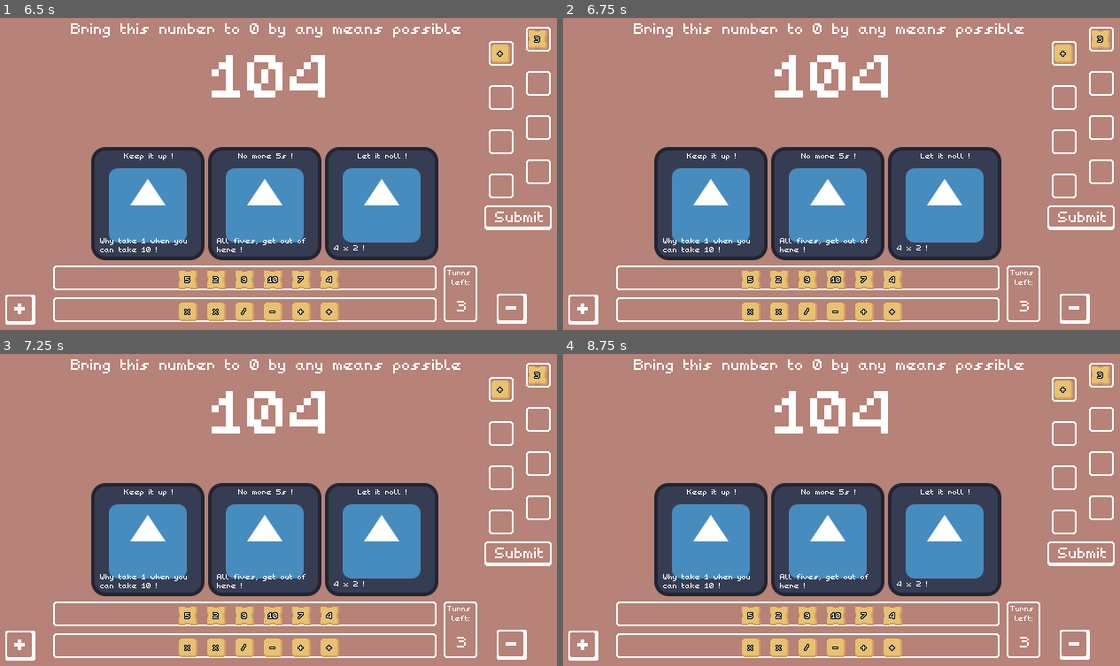
Above: before the commit, frames 1-4 (two rows, left to right).
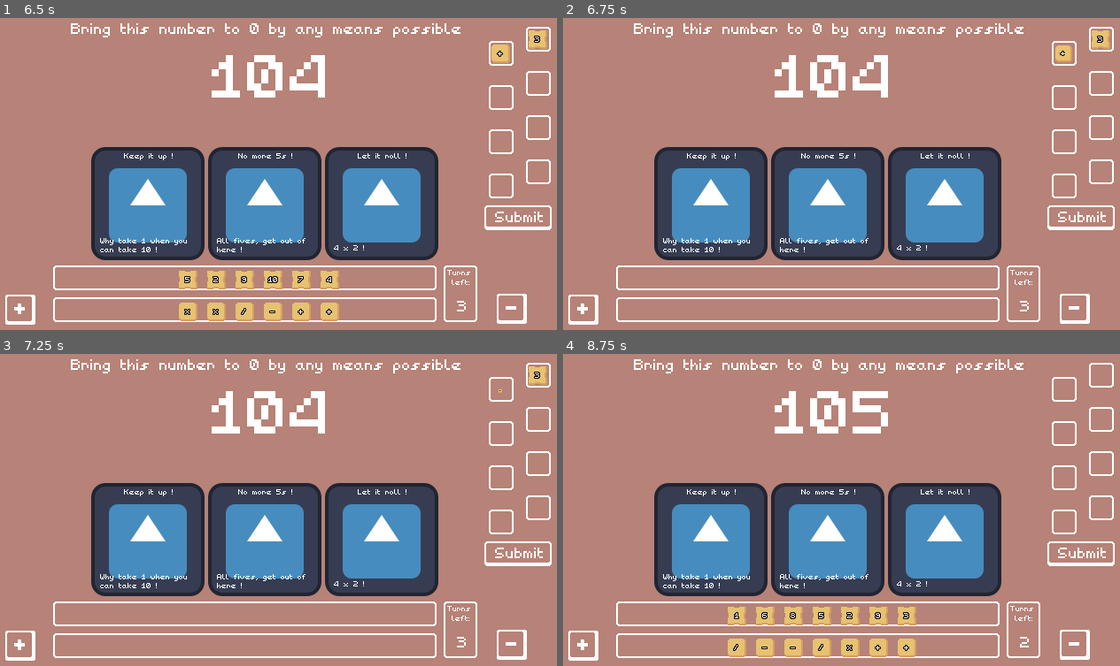
Above: after the commit, the same moments.

Repository: Hugo-Carbiener/GMTK-2026
Game: Godot game, scene res://assets/scenes/level.tscn
The game is run twice, just before and just after one commit, with the same random seed, the same clock (stepped at 60 frames per second) and the same inputs. The engine's default icon, where the game draws it, is replaced by a stand-in: a white triangle on a blue panel in a dark square.
Inputs (mouse positions are in pixels of both pictures, inside the frame that each line leads up to):
- Up to frame 1 (6.5 s): click (16, 308) at 0.5 s; click (161, 276) at 1.27 s; click (161, 308) at 2.02 s; click (518, 217) at 2.75 s; click (512, 308) at 3.5 s; click (16, 308) at 4.25 s; click (161, 276) at 5.02 s; click (161, 308) at 5.77 s
- Up to frame 2 (6.75 s): click (1081, 217) at 6.5 s
- Up to frame 3 (7.25 s): no input
- Up to frame 4 (8.75 s): click (1075, 644) at 7.25 s; click (579, 644) at 8 s

Frame 1 is identical in both runs. In frame 2, 2.3% of the frame differs, in the area x 32-92%, y 8-98%; in frame 3, 2.5%; in frame 4, 4.3%, in the area x 29-99%, y 3-98%.

Commit message:
Fix submit button deadlock

Diff:
--- a/gmtk-2026/assets/scripts/countdown/Executor.gd
+++ b/gmtk-2026/assets/scripts/countdown/Executor.gd
@@ -90,7 +90,7 @@
 	await clear_non_filled_tile_couples();
 	await CardFactory.instance.ExecuteCardSubmit(tile_couples); #Await is here cause we'll put some animations at some point for the cards
 	for tile_couple in tile_couples:
-		if tile_couple.is_empty(): return;
+		if tile_couple.is_empty(): break;
 
 		await tile_couple.execute();
 	is_submitting = false;
